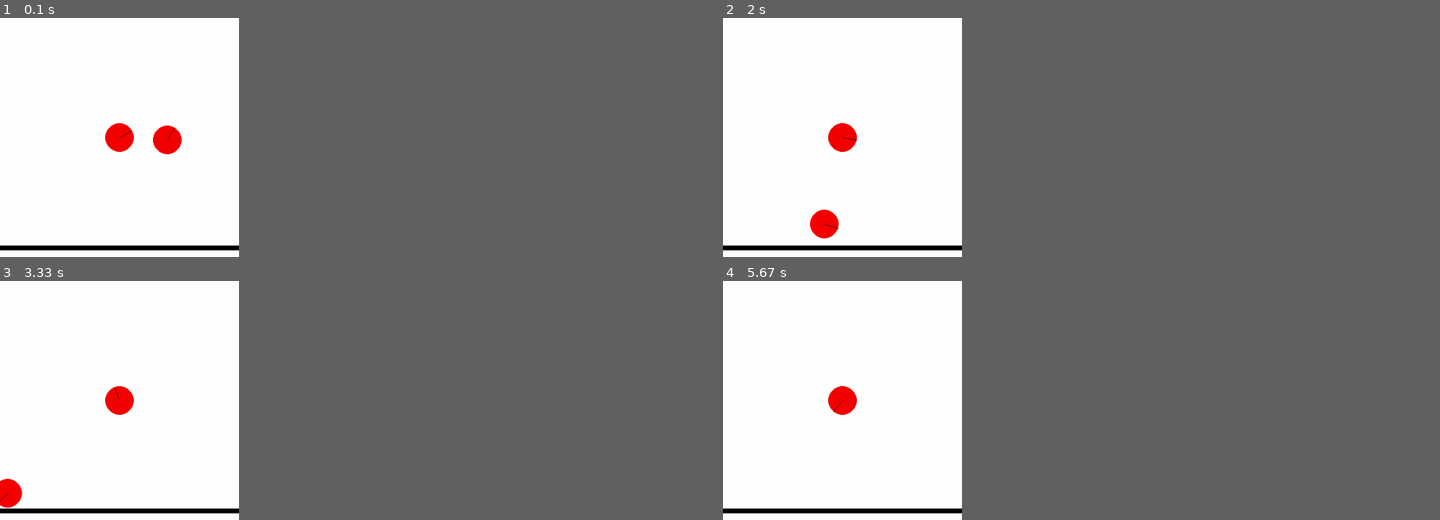
Above: before the commit, frames 1-4 (two rows, left to right).
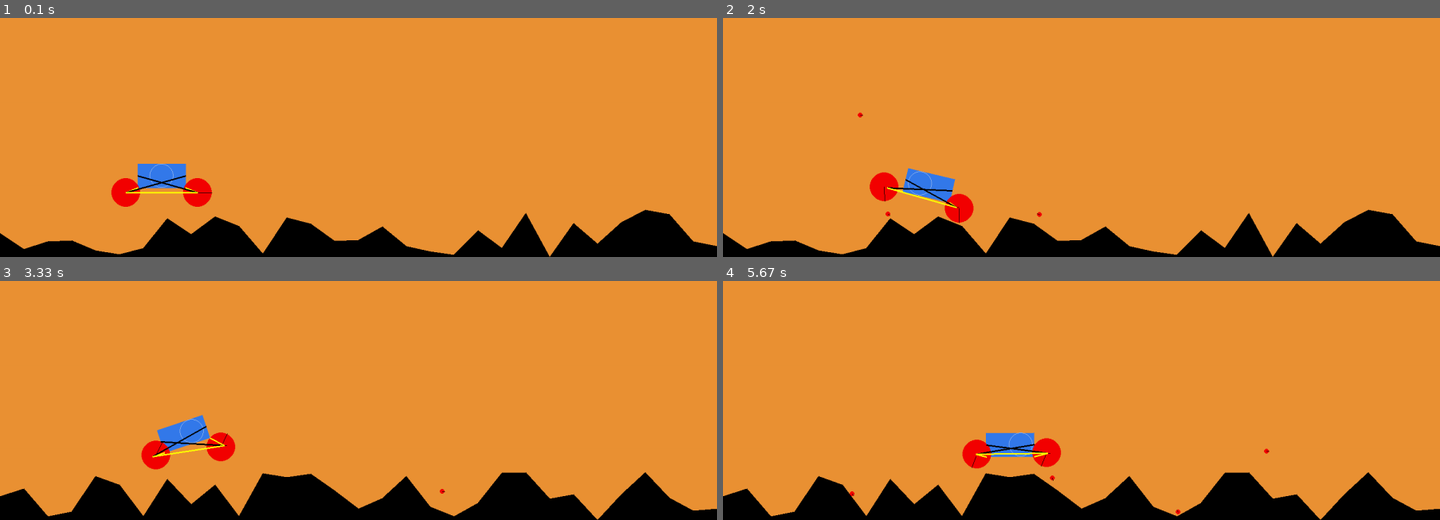
Above: after the commit, the same moments.

Repository: semboko/pygame-sandbox
Game: pygame game, started from main.py
The game is run twice, just before and just after one commit, with the same random seed, the same clock (stepped at 60 frames per second) and the same inputs.
Inputs (mouse positions are in pixels of both pictures, inside the frame that each line leads up to):
- Up to frame 1 (0.1 s): no input
- Up to frame 2 (2 s): hold Right 0.33-0.8 s; move the mouse to (1052, 147) at 0.37 s; click (1081, 151) at 0.88 s; hold Right 1.17-1.63 s; hold D 1.17-1.63 s; click (909, 139) at 1.25 s; hold Left from 1.67 s (still down); hold A from 1.67 s (still down); click (859, 101) at 1.75 s
- Up to frame 3 (3.33 s): release Left at 2.2 s; release A at 2.2 s; hold Left 2.23-2.63 s; hold A 2.23-2.63 s; click (466, 316) at 2.32 s; hold R 2.67-3.3 s; hold Right 2.67-3.3 s; hold D 2.67-3.3 s; click (444, 419) at 2.75 s
- Up to frame 4 (5.67 s): hold Right 3.33-3.97 s; hold D 3.33-3.97 s; click (1095, 319) at 3.42 s; hold Left 4-4.47 s; hold A 4-4.47 s; click (823, 393) at 4.08 s; hold Right 4.5-4.97 s; hold D 4.5-4.97 s; click (1088, 424) at 4.58 s; click (1353, 488) at 5.05 s; hold Right from 5.33 s (still down); hold D from 5.33 s (still down); click (1267, 436) at 5.42 s
In our replay, the window is 300x300 before the commit and 900x300 after it. These sizes can differ from the game's own. Grey fills any space a smaller window leaves; there, only what the larger window draws over its background counts as a difference.

The runs differ from the first frame. In frame 1, 39% of the frame differs, in the area x 0-100%, y 0-100%; in frame 2, 39%; in frame 3, 40%; in frame 4, 42%.

Commit message:
Built a car

Diff:
--- a/main.py
+++ b/main.py
@@ -5,12 +5,13 @@
 from scenes.abstract import AbstractScene
 from scenes.gravity import GravityScene
 from scenes.constraints import ConstraintScene
+from scenes.car import CarScene
 
 
 class Game:
     def __init__(self):
         self.sc = None
-        self.res = (500, 500)
+        self.res = (1500, 500)
         self.scene: Optional[AbstractScene] = None
         self.clock = pygame.time.Clock()
         self.fps = 60
@@ -39,5 +40,5 @@
 
 
 with Game() as g:
-    g.load_scene(ConstraintScene)
+    g.load_scene(CarScene)
     g.run()
--- a/scenes/abstract.py
+++ b/scenes/abstract.py
@@ -46,6 +46,6 @@
         self.space.step(1 / self.fps)
 
     def render(self):
-        self.display.fill((255, 255, 255))
+        self.display.fill((235, 146, 52))
         for obj in self.objects:
             obj.render(self.display)
--- /dev/null
+++ b/scenes/car.py
@@ -0,0 +1,64 @@
+import pygame
+from scenes.abstract import AbstractPymunkScene
+from pygame.event import Event
+from typing import Sequence
+from scenes.components.car import CarBody
+from scenes.components.random_floor import RandomFloor
+from scenes.components.ball import Ball
+from scenes.utils import convert
+
+
+class CarScene(AbstractPymunkScene):
+    def reset_scene(self):
+        super().reset_scene()
+        self.cb = CarBody(288, 150, 100, 50, self.space)
+        floor = RandomFloor(0, self.display.get_width(), 0, 100, 30, self.space)
+        self.objects.extend((floor, self.cb))
+
+    def update_center_of_gravity(self, pressed_keys: Sequence[bool]):
+        gx, gy = self.cb.body.center_of_gravity
+
+        if pressed_keys[pygame.K_RIGHT] and gx <= 20:
+            self.cb.body.center_of_gravity = (gx + 5, gy)
+            return
+
+        if pressed_keys[pygame.K_LEFT] and gx >= -20:
+            self.cb.body.center_of_gravity = (gx - 5, gy)
+            return
+
+        self.cb.body.center_of_gravity = (round(gx*.9, 1), gy)
+
+    def update_motor_rate(self, pressed_keys: Sequence[bool]):
+        if pressed_keys[pygame.K_a]:
+            self.cb.motor.rate += 1
+            return
+        if pressed_keys[pygame.K_d]:
+            self.cb.motor.rate -= 1
+            return
+
+        self.cb.motor.rate *= .8
+
+    def update(self):
+        super().update()
+        keys = pygame.key.get_pressed()
+        self.update_center_of_gravity(keys)
+        self.update_motor_rate(keys)
+
+        if self.cb.body.position[1] < 0:
+            self.reset_scene()
+
+        for obj in self.objects:
+            if isinstance(obj, Ball):
+                x, y = obj.body.position
+                if y < 0:
+                    self.objects.remove(obj)
+
+    def handle_event(self, event: Event) -> None:
+        if event.type == pygame.KEYDOWN:
+            if event.key == pygame.K_r:
+                self.reset_scene()
+        if event.type == pygame.MOUSEBUTTONDOWN:
+            x, y = event.dict["pos"]
+            if len(self.objects) <= 200:
+                ball = Ball(*convert((x, y), self.display.get_height()), 5, self.space)
+                self.objects.append(ball)
--- /dev/null
+++ b/scenes/components/car.py
@@ -0,0 +1,109 @@
+import pymunk
+from scenes.components import Ball
+from scenes.components.pj import PJ
+from scenes.utils import convert
+from pygame.surface import Surface
+from pygame import draw
+
+
+class CarBody:
+
+    rear_sleeve: Ball
+    rear_joint: PJ
+    rear_suspension: PJ
+    rear_wheel: Ball
+
+    def __init__(self, x, y, width, height, space: pymunk.Space):
+        self.r = min(width, height) // 2
+        self.space = space
+        self.body = pymunk.Body()
+        self.body.position = x + width/2, y + height/2
+
+        vertices = (
+            (-width//2, -height//2),
+            (+width//2, -height//2),
+            (+width//2, +height//2),
+            (-width//2, +height//2)
+        )
+
+        self.shape = pymunk.Poly(self.body, vertices=vertices)
+        self.shape.density = .5
+        self.collision_filter = pymunk.ShapeFilter(group=0b1)
+        self.shape.filter = self.collision_filter
+
+        space.add(self.body, self.shape)
+
+        self.width = width
+        self.height = height
+
+        self.add_rear_suspension(-width * .75, -height*.7)
+        self.add_front_suspension(width * .75, -height*.7)
+        frame = pymunk.PinJoint(self.rear_sleeve.body, self.front_sleeve.body, (0, 0), (0, 0))
+        self.space.add(frame)
+        self.frame_obj = PJ(frame)
+
+        self.front_wheel.shape.filter = self.collision_filter
+        self.rear_wheel.shape.filter = self.collision_filter
+        self.front_sleeve.shape.filter = self.collision_filter
+        self.rear_sleeve.shape.filter = self.collision_filter
+
+        self.motor = pymunk.SimpleMotor(self.rear_wheel.body, self.body, 0)
+        self.space.add(self.motor)
+        self.space.add(pymunk.GearJoint(self.front_wheel.body, self.rear_wheel.body, 0, 1))
+
+    def add_rear_suspension(self, wheel_x: int, wheel_y: int):
+        gwheel_x, gwheel_y = self.body.local_to_world((wheel_x, wheel_y))
+        self.rear_sleeve = Ball(gwheel_x, gwheel_y, 5, self.space)
+        joint = pymunk.PinJoint(self.body, self.rear_sleeve.body, (-self.width//2, -self.height//2), (0, 0))
+        suspension = pymunk.PinJoint(self.body, self.rear_sleeve.body, (self.width//2, 0), (0, 0))
+        self.rear_joint = PJ(joint)
+        self.rear_suspension = PJ(suspension, color=(0, 0, 0))
+        self.space.add(joint)
+        self.space.add(suspension)
+
+        self.rear_wheel = Ball(gwheel_x, gwheel_y, 30, self.space)
+        self.rear_wheel.shape.density = .2
+        self.rear_wheel.shape.friction = 1
+
+        attachment = pymunk.PivotJoint(self.rear_sleeve.body, self.rear_wheel.body, (0, 0), (0, 0))
+        attachment.collide_bodies = False
+        self.space.add(attachment)
+
+    def add_front_suspension(self, wheel_x: int, wheel_y: int):
+        gwheel_x, gwheel_y = self.body.local_to_world((wheel_x, wheel_y))
+        self.front_sleeve = Ball(gwheel_x, gwheel_y, 5, self.space)
+
+        joint = pymunk.PinJoint(self.body, self.front_sleeve.body, (self.width//2, -self.height//2), (0, 0))
+        self.space.add(joint)
+        self.front_joint = PJ(joint)
+
+        suspension = pymunk.PinJoint(self.body, self.front_sleeve.body, (-self.width//2, 0), (0, 0))
+        self.space.add(suspension)
+        self.front_suspension = PJ(suspension, color=(0, 0, 0))
+
+        self.front_wheel = Ball(gwheel_x, gwheel_y, 30, self.space)
+        self.front_wheel.shape.density = .2
+        self.front_wheel.shape.friction = 1
+
+        attachment = pymunk.PivotJoint(self.front_sleeve.body, self.front_wheel.body, (0, 0), (0, 0))
+        attachment.collide_bodies = False
+        self.space.add(attachment)
+
+    def render(self, display: Surface):
+        h = display.get_height()
+        vert = [convert(self.body.local_to_world(v), h) for v in self.shape.get_vertices()]
+        draw.polygon(display, (52, 122, 235), vert)
+        cx, cy = convert(self.body.local_to_world(self.body.center_of_gravity), h)
+        draw.circle(display, (161, 190, 237), (cx, cy), self.r, 1)
+
+        self.rear_wheel.render(display)
+        self.rear_sleeve.render(display)
+        self.rear_joint.render(display)
+        self.rear_suspension.render(display)
+
+        self.front_wheel.render(display)
+        self.front_sleeve.render(display)
+        self.front_joint.render(display)
+        self.front_suspension.render(display)
+
+        self.frame_obj.render(display)
--- /dev/null
+++ b/scenes/components/pj.py
@@ -0,0 +1,23 @@
+import pymunk
+import pygame
+from typing import Tuple
+from pymunk import PivotJoint, PinJoint, DampedSpring
+from scenes.utils import convert
+
+
+class PJ:
+    def __init__(self, joint: pymunk.Constraint, color: Tuple[int, int, int] = (255, 255, 0)) -> None:
+        self.joint = joint
+        self.color = color
+
+    def render(self, display: pygame.Surface) -> None:
+        h = display.get_height()
+        if isinstance(self.joint, (PivotJoint, PinJoint, DampedSpring)):
+            anchor_a = self.joint.a.local_to_world(self.joint.anchor_a)
+            anchor_b = self.joint.b.local_to_world(self.joint.anchor_b)
+        else:
+            anchor_a = self.joint.a.position
+            anchor_b = self.joint.b.position
+        x1 = convert(anchor_a, h)
+        x2 = convert(anchor_b, h)
+        pygame.draw.line(display, self.color, x1, x2, 3)
--- /dev/null
+++ b/scenes/components/random_floor.py
@@ -0,0 +1,37 @@
+import pymunk
+from itertools import pairwise
+from scenes.components.segment import Segment
+from scenes.utils import convert
+from pygame.surface import Surface
+from pygame import draw
+from typing import List, Tuple
+from random import randint
+
+
+class RandomFloor:
+    def __init__(self, start_x: float, end_x: float, min_y: float, max_y: float, segments: int, space: pymunk.Space):
+
+        self.points: List[Tuple[int, int]] = []
+        total_width = end_x - start_x
+        seg_width = total_width / segments
+        self.points.append((int(start_x), int((min_y + max_y) / 2)))
+        for seg in range(segments):
+            last_x, last_y = self.points[-1]
+            next_x = int(last_x + seg_width)
+            next_y = randint(int(min_y), int(max_y))
+            self.points.append((next_x, next_y))
+
+        self.segments = []
+        for p1, p2 in pairwise(self.points):
+            s = Segment(p1, p2, 2, space, btype=pymunk.Body.STATIC)
+            s.shape.friction = 1
+            self.segments.append(s)
+
+        self.start_x = start_x
+        self.end_x = end_x
+
+    def render(self, display: Surface):
+        h = display.get_height()
+        verts = [convert(s, h) for s in self.points]
+        verts = [convert((self.start_x, 0), h)] + verts + [convert((self.end_x, 0), h)]
+        draw.polygon(display, (0, 0, 0), verts)
--- a/scenes/constraints.py
+++ b/scenes/constraints.py
@@ -1,28 +1,11 @@
 import pygame
-
+from scenes.components.pj import PJ
 from scenes.abstract import AbstractPymunkScene
 from pygame.event import Event
 from scenes.components import Ball, Segment
 import pymunk
 from pymunk.constraints import PinJoint, PivotJoint, DampedSpring, DampedRotarySpring, SimpleMotor, GearJoint
 from scenes.utils import convert
-
-
-class PJ:
-    def __init__(self, joint: pymunk.Constraint) -> None:
-        self.joint = joint
-
-    def render(self, display: pygame.Surface) -> None:
-        h = display.get_height()
-        if isinstance(self.joint, (PivotJoint, PinJoint, DampedSpring)):
-            anchor_a = self.joint.a.local_to_world(self.joint.anchor_a)
-            anchor_b = self.joint.b.local_to_world(self.joint.anchor_b)
-        else:
-            anchor_a = self.joint.a.position
-            anchor_b = self.joint.b.position
-        x1 = convert(anchor_a, h)
-        x2 = convert(anchor_b, h)
-        pygame.draw.line(display, (255, 255, 0), x1, x2, 3)
 
 
 class ConstraintScene(AbstractPymunkScene):
